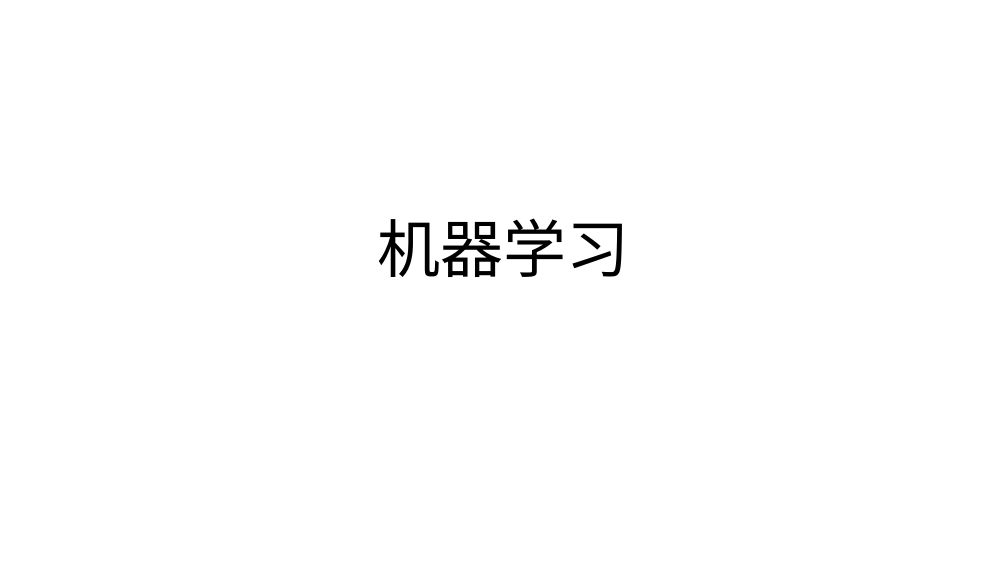
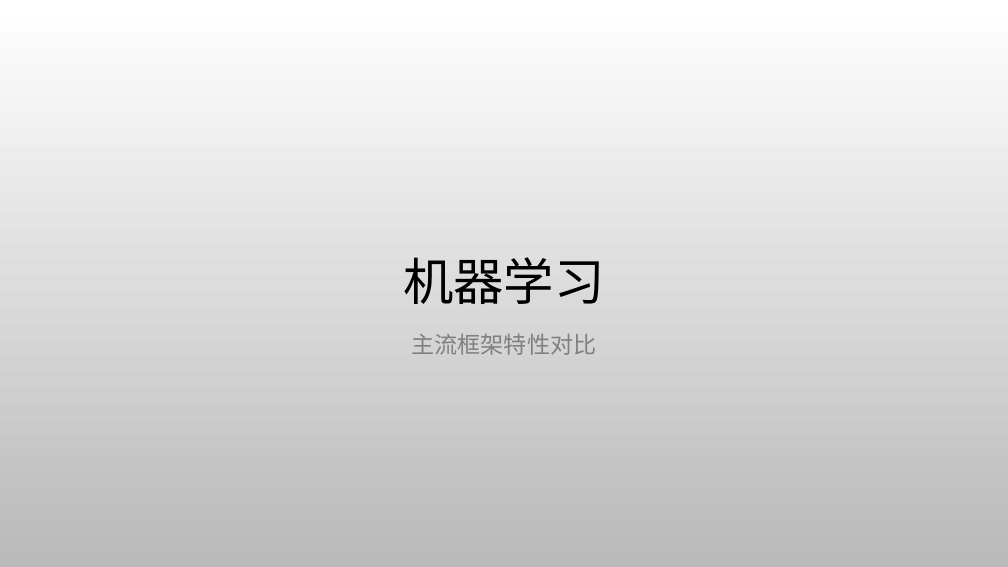
Before and after one commit to narutolzj/myMachineLearningNotes, a slide deck: slide 1 of 机器学习常用开源库对比.pptx. Drawn at 1008x567 pixels with LibreOffice and Linux fonts; fonts in the diff are those of the drawing; background and template pictures are left out. Boxes give left, top, right and bottom in pixels: in the first picture for what was removed or moved away, otherwise in the second. Text is boxed around its words. In the diff, an @@ line names an element or a change of style, - is before the commit and + after.

```diff
--- a/机器学习常用开源库对比.pptx
+++ b/机器学习常用开源库对比.pptx
@@ background #FFFFFF to picture (left out) @@
@@ title "机器学习": place and size @@
-title "机器学习" at <box>378,218,630,277</box>
+title "机器学习" at <box>403,257,605,304</box>
@@ title "机器学习" at <box>403,257,605,304</box>: size 60 to 48 pt @@
@@ subtitle added at <box>412,334,596,355</box>, 22 pt, text #808080 @@
+主流框架特性对比
```
Also in this commit, not shown: 5 slides added, 3 other files.
